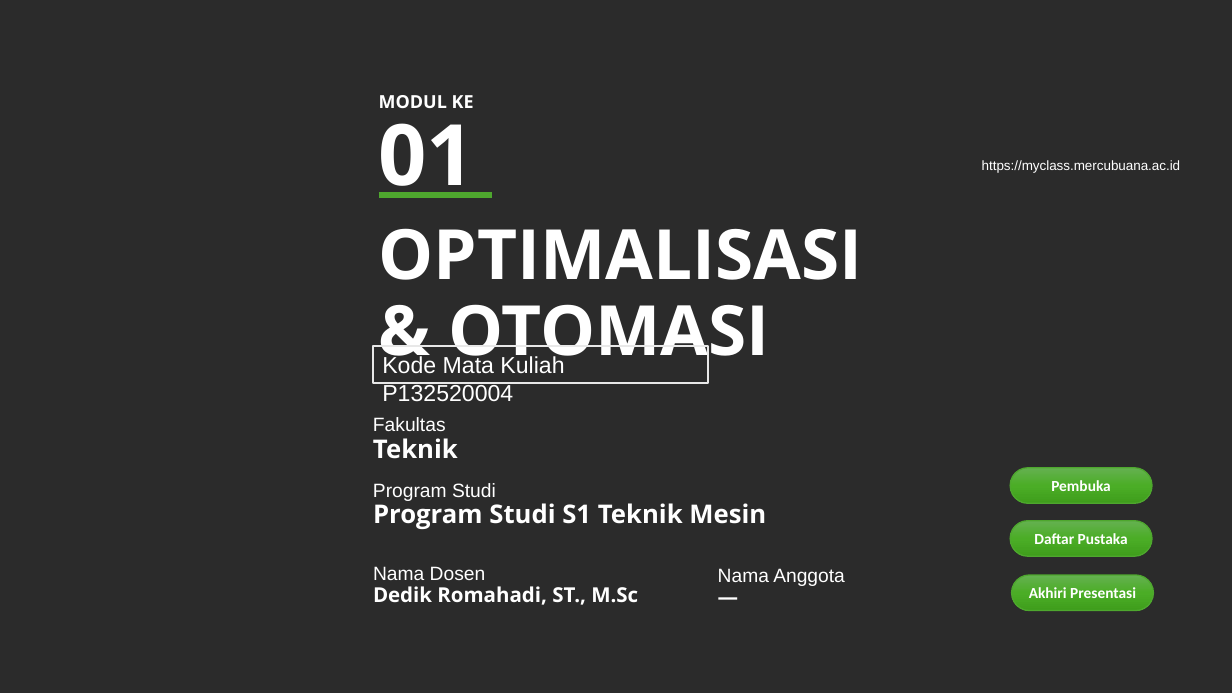
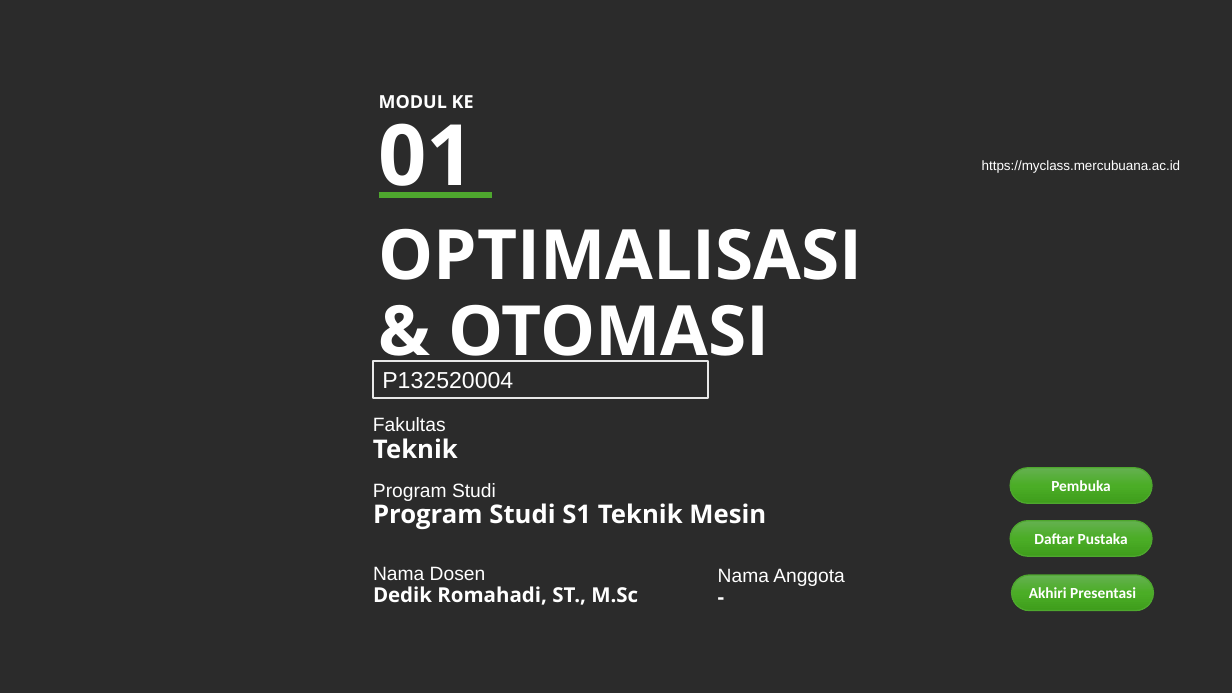
Before and after one commit to dedik-romahadi/Mechanical-Engineering-Courses, a slide deck: slide 1 of Optimalisasi-dan-Automasi/Modul-Word/Modul-1-Pengantar-Time-Series-Data.pptx. Drawn at 1232x693 pixels with LibreOffice and Linux fonts; fonts in the diff are those of the drawing; background and template pictures are left out; a plain dark background stands for a picture behind light text. Boxes give left, top, right and bottom in pixels: in the first picture for what was removed or moved away, otherwise in the second. Text is boxed around its words. In the diff, an @@ line names an element or a change of style, - is before the commit and + after.

```diff
--- a/Optimalisasi-dan-Automasi/Modul-Word/Modul-1-Pengantar-Time-Series-Data.pptx
+++ b/Optimalisasi-dan-Automasi/Modul-Word/Modul-1-Pengantar-Time-Series-Data.pptx
@@ rectangle "P132520004": place and size @@
-rectangle "P132520004" at <box>373,346,709,383</box>
+rectangle "P132520004" at <box>373,361,709,398</box>
@@ text in rectangle at <box>382,372,513,389</box>: text changed @@
-Kode Mata Kuliah P132520004
+P132520004
@@ text at <box>709,579,1028,614</box>: text changed @@
-—
+-
```
Also in this commit, not shown: 8 other slides changed, 1 other file.
